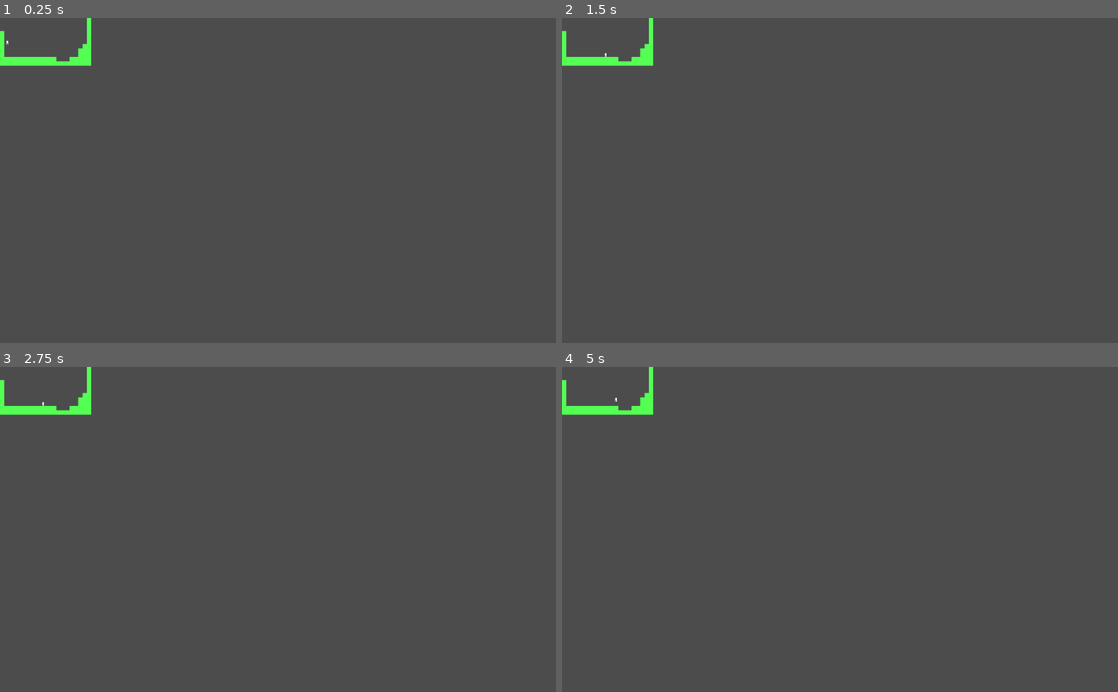
Above: before the commit, frames 1-4 (two rows, left to right).
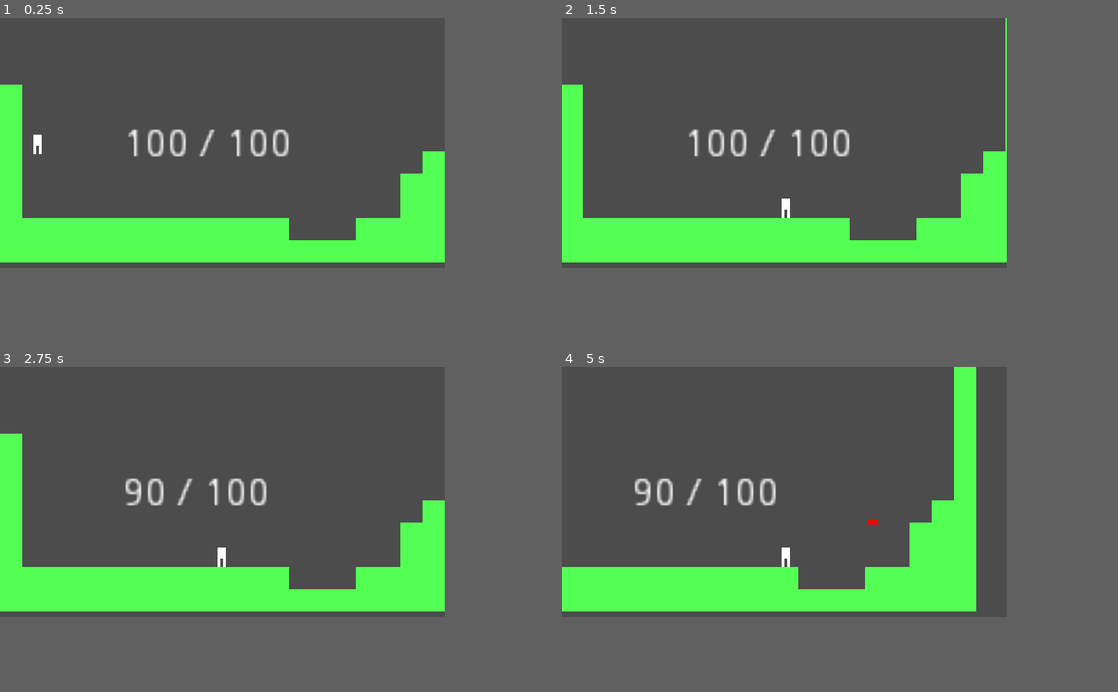
Above: after the commit, the same moments.

Repository: Guardian180/Game-Jam
Game: Godot game, scene res://src/Main.tscn
Same seed, same stepped clock (60 frames per second), same inputs: the game is played once before the commit and once after it. Before the commit the project has no main scene; this scene is started directly in both runs.
Inputs:
- Up to frame 1 (0.25 s): no input
- Up to frame 2 (1.5 s): tap Enter (ui_accept) at 0.5 s; hold D (MoveRight) from 0.53 s (still down); tap Q (Attack, bound only after the commit) at 0.6 s; tap Space (Jump) at 0.77, 1.07 s; tap P (Ouch, bound only after the commit) at 0.8, 1.35 s
- Up to frame 3 (2.75 s): tap Space (Jump) at 1.52, 1.82, 2.3 s; tap E (Platform, bound only after the commit) at 1.55, 2.1 s; release D (MoveRight) at 2.03 s; hold A (MoveLeft) from 2.03 s (still down)
- Up to frame 4 (5 s): release A (MoveLeft) at 2.78 s; hold D (MoveRight) 2.78-4.28 s; tap Space (Jump) at 2.85, 3.02, 3.32, 3.77, 4.07, 4.52, 4.82 s; tap Q (Attack, bound only after the commit) at 3.05, 3.6 s; tap P (Ouch, bound only after the commit) at 3.8, 4.35 s; hold A (MoveLeft) from 4.28 s (still down); tap E (Platform, bound only after the commit) at 4.55 s
In our replay, the window is 800x468 before the commit and 640x360 after it. These sizes can differ from the game's own. Grey fills any space a smaller window leaves; there, only what the larger window draws over its background counts as a difference.

The runs differ from the first frame. In frame 1, 15% of the frame differs, in the area x 0-80%, y 0-76%; in frame 2, 15%; in frame 3, 15%; in frame 4, 15%.

Commit message:
We're finally doing something!
* Add layer descriptions
* Add attack with vampiric and a little upjump
* Add double jump
* Add platform creation
* Add Health... label

Diff:
--- a/dialogue/DialogueEntity.tscn
+++ b/dialogue/DialogueEntity.tscn
@@ -1,8 +1,8 @@
 [gd_scene load_steps=4 format=2]
 
 [ext_resource path="res://icon.png" type="Texture" id=1]
-[ext_resource path="res://DialogueEntity.gd" type="Script" id=2]
-[ext_resource path="res://Answers.gd" type="Script" id=3]
+[ext_resource path="res://dialogue/DialogueEntity.gd" type="Script" id=2]
+[ext_resource path="res://dialogue/Answers.gd" type="Script" id=3]
 
 [node name="DialogueEntity" type="Node2D"]
 script = ExtResource( 2 )
--- a/project.godot
+++ b/project.godot
@@ -11,7 +11,15 @@
 [application]
 
 config/name="Side MFGJ project"
+run/main_scene="res://src/Main.tscn"
 config/icon="res://icon.png"
+
+[display]
+
+window/size/width=160
+window/size/height=90
+window/stretch/mode="2d"
+window/stretch/aspect="keep"
 
 [input]
 
@@ -30,6 +38,39 @@
 "events": [ Object(InputEventKey,"resource_local_to_scene":false,"resource_name":"","device":0,"alt":false,"shift":false,"control":false,"meta":false,"command":false,"pressed":false,"scancode":32,"physical_scancode":0,"unicode":0,"echo":false,"script":null)
  ]
 }
+Attack={
+"deadzone": 0.5,
+"events": [ Object(InputEventKey,"resource_local_to_scene":false,"resource_name":"","device":0,"alt":false,"shift":false,"control":false,"meta":false,"command":false,"pressed":false,"scancode":81,"physical_scancode":0,"unicode":0,"echo":false,"script":null)
+ ]
+}
+Ouch={
+"deadzone": 0.5,
+"events": [ Object(InputEventKey,"resource_local_to_scene":false,"resource_name":"","device":0,"alt":false,"shift":false,"control":false,"meta":false,"command":false,"pressed":false,"scancode":0,"physical_scancode":80,"unicode":0,"echo":false,"script":null)
+ ]
+}
+Up={
+"deadzone": 0.5,
+"events": [ Object(InputEventKey,"resource_local_to_scene":false,"resource_name":"","device":0,"alt":false,"shift":false,"control":false,"meta":false,"command":false,"pressed":false,"scancode":87,"physical_scancode":0,"unicode":0,"echo":false,"script":null)
+ ]
+}
+Down={
+"deadzone": 0.5,
+"events": [ Object(InputEventKey,"resource_local_to_scene":false,"resource_name":"","device":0,"alt":false,"shift":false,"control":false,"meta":false,"command":false,"pressed":false,"scancode":83,"physical_scancode":0,"unicode":0,"echo":false,"script":null)
+ ]
+}
+Platform={
+"deadzone": 0.5,
+"events": [ Object(InputEventKey,"resource_local_to_scene":false,"resource_name":"","device":0,"alt":false,"shift":false,"control":false,"meta":false,"command":false,"pressed":false,"scancode":69,"physical_scancode":0,"unicode":0,"echo":false,"script":null)
+ ]
+}
+
+[layer_names]
+
+2d_render/layer_1="World"
+2d_render/layer_2="Player"
+2d_render/layer_3="Player Hitbox"
+2d_render/layer_4="Enemy"
+2d_render/layer_5="Enemy Hitbox"
 
 [physics]
 
--- /dev/null
+++ b/src/Health.gd
@@ -0,0 +1,11 @@
+extends Control
+
+export var MaxHealth = 100
+
+var health = 0
+var format = "%d / %d"
+
+
+
+func _on_Player_health_update(maxh, curh):
+	$Label.text = format % [curh, maxh]
--- /dev/null
+++ b/src/HealthDisplay.tscn
@@ -0,0 +1,11 @@
+[gd_scene load_steps=2 format=2]
+
+[ext_resource path="res://src/Health.gd" type="Script" id=1]
+
+[node name="Health" type="Control"]
+script = ExtResource( 1 )
+
+[node name="Label" type="Label" parent="."]
+margin_right = 40.0
+margin_bottom = 14.0
+text = "20/10"
--- /dev/null
+++ b/src/Hitbox.gd
@@ -0,0 +1,6 @@
+extends Area2D
+
+export var damage = 0
+
+func _on_Hitbox_area_entered(area):
+	print("Deal Damage: " + str(damage))
--- /dev/null
+++ b/src/Hitbox.tscn
@@ -0,0 +1,15 @@
+[gd_scene load_steps=3 format=2]
+
+[ext_resource path="res://src/Hitbox.gd" type="Script" id=1]
+
+[sub_resource type="RectangleShape2D" id=1]
+extents = Vector2( 2, 1 )
+
+[node name="Hitbox" type="Area2D"]
+script = ExtResource( 1 )
+
+[node name="Collision" type="CollisionShape2D" parent="."]
+self_modulate = Color( 0.27451, 0.0588235, 0.94902, 1 )
+shape = SubResource( 1 )
+
+[connection signal="area_entered" from="." to="." method="_on_Hitbox_area_entered"]
--- a/src/Main.tscn
+++ b/src/Main.tscn
@@ -1,8 +1,13 @@
-[gd_scene load_steps=4 format=2]
+[gd_scene load_steps=7 format=2]
 
 [ext_resource path="res://src/Map.tscn" type="PackedScene" id=1]
 [ext_resource path="res://src/Player.tscn" type="PackedScene" id=2]
 [ext_resource path="res://src/Main.gd" type="Script" id=3]
+[ext_resource path="res://src/TipaEnemy.gd" type="Script" id=4]
+[ext_resource path="res://src/HealthDisplay.tscn" type="PackedScene" id=5]
+
+[sub_resource type="RectangleShape2D" id=1]
+extents = Vector2( 2, 5.5 )
 
 [node name="Main" type="Node2D"]
 script = ExtResource( 3 )
@@ -13,3 +18,22 @@
 position = Vector2( 13, 15 )
 
 [node name="TileMap" parent="." instance=ExtResource( 1 )]
+
+[node name="TipaEnemy" type="Area2D" parent="."]
+collision_layer = 8
+collision_mask = 5
+script = ExtResource( 4 )
+
+[node name="CollisionShape2D" type="CollisionShape2D" parent="TipaEnemy"]
+position = Vector2( 94, 67 )
+shape = SubResource( 1 )
+
+[node name="Health" parent="." instance=ExtResource( 5 )]
+margin_left = 44.0
+margin_top = 39.0
+margin_right = 44.0
+margin_bottom = 39.0
+
+[connection signal="health_update" from="Player" to="Health" method="_on_Player_health_update"]
+
+[editable path="Health"]
--- /dev/null
+++ b/src/Platform.tscn
@@ -0,0 +1,13 @@
+[gd_scene load_steps=2 format=2]
+
+[sub_resource type="RectangleShape2D" id=1]
+extents = Vector2( 2, 1 )
+
+[node name="Platform" type="StaticBody2D"]
+
+[node name="CollisionShape2D" type="CollisionShape2D" parent="."]
+shape = SubResource( 1 )
+
+[node name="Polygon2D" type="Polygon2D" parent="."]
+color = Color( 1, 0, 0, 1 )
+polygon = PoolVector2Array( -1, -1, 1, -1, 2, -1, 2, 0, 2, 1, 1, 1, -1, 1, -2, 1, -2, 0, -2, -1 )
--- a/src/Player.gd
+++ b/src/Player.gd
@@ -1,10 +1,49 @@
 extends KinematicBody2D
 var vel: = Vector2.ZERO
+
+signal health_update(maxh, curh)
 
 export var acc: = 30.0
 
 export var jump_height: = 30.0
+
+export var max_health = 100
+var _health
+
+var _platform = null
+
+# Various states
 var is_jumping: = false
+var is_attacking = false
+var is_facing_right = true
+var is_dj_ready = true
+
+# Ability costs
+var blood_jump_cost = 5
+var platform_make_cost = 5
+var platform_drain_cost = 2
+
+var _plat_drain_timer = 0.0;
+var _plat_drain_timer_limit = 1.0
+
+var rng = RandomNumberGenerator.new()
+func _ready():
+	_health = max_health
+	emit_signal("health_update", max_health, _health)
+	rng.randomize()
+
+var Hitbox = preload("res://src/Hitbox.tscn")
+var Platform = preload("res://src/Platform.tscn")
+
+func _process(delta):
+	if _platform != null:
+		_plat_drain_timer += delta
+		if _plat_drain_timer > _plat_drain_timer_limit:
+			_plat_drain_timer -= _plat_drain_timer_limit
+			if _health <= platform_drain_cost:
+				remove_platform()
+			else:
+				add_or_remove_health(2)
 
 func _physics_process(delta: float):
 	# calling helper functions
@@ -18,23 +57,94 @@
 	if vel.y >= 0:
 		is_jumping = false
 
+	if is_on_floor():
+		is_dj_ready = true
+
+func add_or_remove_health(amount):
+	_health -= amount
+	if _health < 0:
+		#dead
+		pass
+	_health = min(_health, max_health)
+	emit_signal("health_update", max_health, _health)
+
 func update_vel():
 	vel.x *= get_parent().friction
 	vel.y += get_parent().gravity
 
+func create_platform():
+	_platform = Platform.instance()
+	_platform.position = to_global(Vector2(0, $CollisionShape2D.shape.get_extents().y))
+	get_parent().add_child(_platform)
+	_plat_drain_timer = 0
+
+func remove_platform():
+	_platform.queue_free()
+	_platform = null
+
+func create_hitbox(size, rel_pos):
+	var hitbox = Hitbox.instance()
+	# Subscribe to get health!
+	hitbox.get_node("Collision").shape.set_extents(size)
+	hitbox.position = to_global(rel_pos)
+	hitbox.damage = 5
+	hitbox.collision_layer = 1 << 2
+	hitbox.collision_mask = 1 << 3
+	get_parent().add_child(hitbox)
+	hitbox.connect("area_entered", self, "_on_Hitbox_area_entered")
+	yield(get_tree().create_timer(0.2), "timeout")
+	is_attacking = false
+	hitbox.queue_free()
+
+func can_jump():
+	return is_on_floor() || (is_dj_ready && _health > blood_jump_cost);
+
 func handle_input():
-	if Input.is_action_pressed("MoveLeft"):
+
+	var pressed_left = Input.is_action_pressed("MoveLeft")
+	var pressed_right = Input.is_action_pressed("MoveRight")
+	var pressed_up = Input.is_action_pressed("Up")
+	var pressed_down = Input.is_action_pressed("Down")
+
+	if pressed_left:
 		vel.x -= acc
 
-	if Input.is_action_pressed("MoveRight"):
+	if pressed_right:
 		vel.x += acc
 
-	if Input.is_action_just_pressed("Jump") and is_on_floor():
+	is_facing_right = (not pressed_left and pressed_right) or \
+					  (not pressed_left and is_facing_right) or \
+					  (pressed_left and pressed_right and is_facing_right)
+
+	if Input.is_action_just_pressed("Jump") && can_jump():
+		if !is_on_floor():
+			is_dj_ready = false
+			add_or_remove_health(blood_jump_cost)
 		vel.y = -jump_height
-
 		is_jumping = true
 
 	if Input.is_action_just_released("Jump") and is_jumping:
 		vel.y *= 0.5
+		is_jumping = false
 
-		is_jumping = false
+	if Input.is_action_just_pressed("Attack") && !is_attacking:
+		is_attacking = true
+		var size = Vector2(1.0, 2.0) if pressed_up || pressed_down else Vector2(2.0, 1.0)
+		var rel_pos = Vector2(0, -3 if pressed_up else 3) if pressed_up || pressed_down else Vector2(2 if is_facing_right else -3, 0)
+		create_hitbox(size, rel_pos)
+
+	if Input.is_action_just_pressed("Ouch"):
+		add_or_remove_health(-max_health)
+
+	if Input.is_action_just_pressed("Platform"):
+		if _platform != null:
+			remove_platform()
+		elif !(_health <= platform_make_cost) && !is_on_floor():
+			create_platform()
+			add_or_remove_health(5)
+
+func _on_Hitbox_area_entered(area):
+	add_or_remove_health(-(max_health / 100))
+	print (area.get_node("CollisionShape2D").position, position)
+	if area.get_node("CollisionShape2D").position.y > position.y + $CollisionShape2D.shape.get_extents().y:
+		vel.y = -jump_height /1.25
--- a/src/Player.tscn
+++ b/src/Player.tscn
@@ -23,6 +23,7 @@
 }
 
 [node name="Player" type="KinematicBody2D"]
+collision_layer = 2
 script = ExtResource( 2 )
 acc = 25.0
 jump_height = 210.0
--- /dev/null
+++ b/src/TipaEnemy.gd
@@ -0,0 +1,4 @@
+extends Area2D
+
+func _ready():
+	pass # Replace with function body.
Not shown, removed: folder/file
